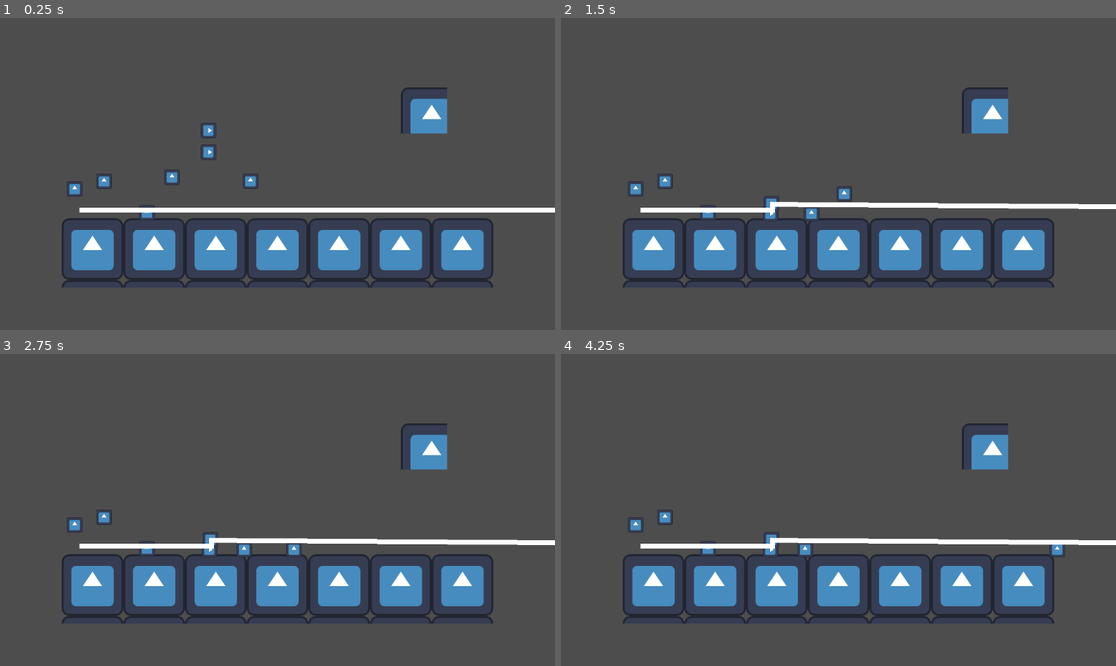
Above: before the commit, frames 1-4 (two rows, left to right).
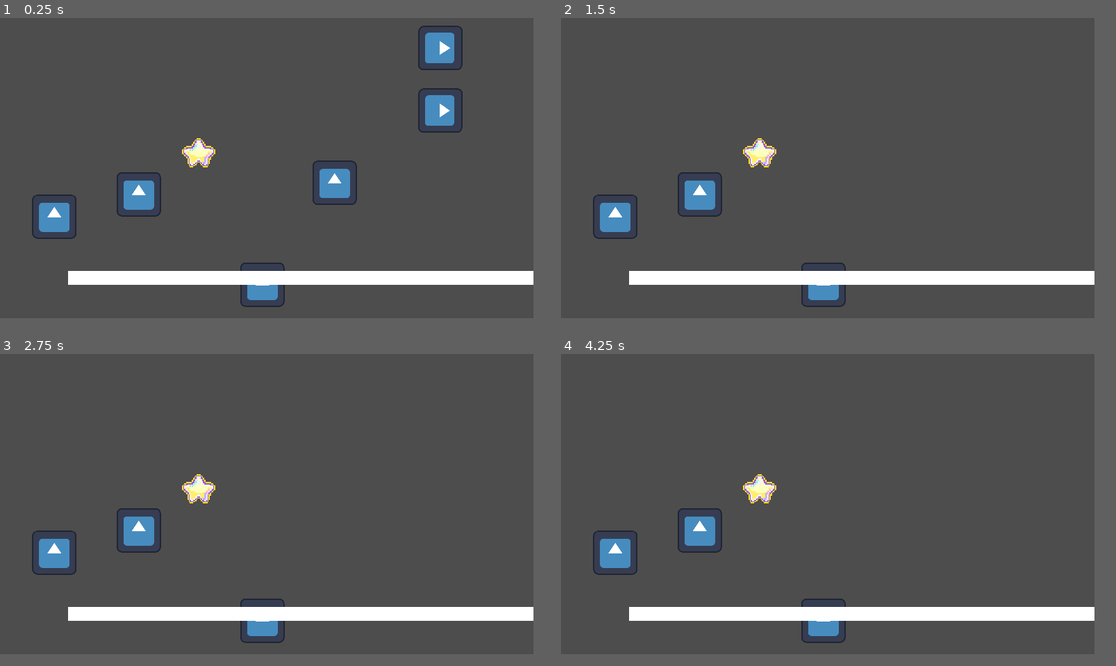
Above: after the commit, the same moments.

Repository: lxdua/RGJ
Game: Godot game, scene res://Scene/world.tscn
Two runs of this game, one before a commit and one after it. Both use one fixed random seed, a clock stepped at 60 frames per second and the inputs below. The engine's default icon, where the game draws it, is replaced by a stand-in: a white triangle on a blue panel in a dark square.
Inputs:
- Up to frame 1 (0.25 s): no input
- Up to frame 2 (1.5 s): hold D (P1_move_right) from 0.53 s (still down); tap Left (P2_move_left) at 0.6 s; tap W (P1_jump) at 0.77 s; tap Right (P2_move_right) at 1.35 s
- Up to frame 3 (2.75 s): tap W (P1_jump) at 1.52 s; release D (P1_move_right) at 2.03 s; hold A (P1_move_left) from 2.03 s (still down); tap Left (P2_move_left) at 2.1 s
- Up to frame 4 (4.25 s): release A (P1_move_left) at 2.78 s; hold D (P1_move_right) from 2.78 s (still down); tap Right (P2_move_right) at 2.85 s; tap W (P1_jump) at 3.02, 3.77 s; tap Left (P2_move_left) at 3.6 s
In our replay, the window is 799x449 before the commit and 768x432 after it. These sizes can differ from the game's own. Grey fills any space a smaller window leaves; there, only what the larger window draws over its background counts as a difference.

The runs differ from the first frame. In frame 1, 18% of the frame differs, in the area x 5-100%, y 2-93%; in frame 2, 17%; in frame 3, 17%; in frame 4, 17%.
Error after the commit: Invalid access to property or key 'collision_layer' on a base object of type 'TileMapLayer'. (res://Script/laser.gd:47)

Commit message:
放星星

Diff:
--- a/rgj/Scene/coin.tscn
+++ b/rgj/Scene/coin.tscn
@@ -1,10 +1,25 @@
-[gd_scene load_steps=2 format=3 uid="uid://daxj4g21na3lt"]
+[gd_scene load_steps=5 format=3 uid="uid://daxj4g21na3lt"]
 
-[sub_resource type="CapsuleShape2D" id="CapsuleShape2D_x0agb"]
+[ext_resource type="Texture2D" uid="uid://die2we2tosaad" path="res://Art/star.png" id="1_23l02"]
+[ext_resource type="Script" path="res://Script/coin.gd" id="1_qk56l"]
+
+[sub_resource type="AtlasTexture" id="AtlasTexture_gixwg"]
+atlas = ExtResource("1_23l02")
+region = Rect2(16, 48, 480, 416)
+
+[sub_resource type="CircleShape2D" id="CircleShape2D_vg743"]
+radius = 11.0454
 
 [node name="Coin" type="Area2D"]
+collision_layer = 4
+collision_mask = 2
+script = ExtResource("1_qk56l")
 
 [node name="Sprite" type="Sprite2D" parent="."]
+scale = Vector2(0.05, 0.05)
+texture = SubResource("AtlasTexture_gixwg")
 
 [node name="CollisionShape2D" type="CollisionShape2D" parent="."]
-shape = SubResource("CapsuleShape2D_x0agb")
+shape = SubResource("CircleShape2D_vg743")
+
+[connection signal="body_entered" from="." to="." method="_on_body_entered"]
--- a/rgj/Scene/world.tscn
+++ b/rgj/Scene/world.tscn
@@ -9,6 +9,7 @@
 [ext_resource type="PackedScene" uid="uid://dsu0k3wuonra" path="res://Scene/xu_hua.tscn" id="8_5ytnq"]
 [ext_resource type="PackedScene" uid="uid://dvgwx6qy20w28" path="res://Scene/laser.tscn" id="9_751kp"]
 [ext_resource type="PackedScene" uid="uid://bxv38g2568o8w" path="res://Scene/button.tscn" id="9_u8lsf"]
+[ext_resource type="PackedScene" uid="uid://daxj4g21na3lt" path="res://Scene/coin.tscn" id="10_odhia"]
 
 [sub_resource type="TileSetAtlasSource" id="TileSetAtlasSource_ng63b"]
 texture = ExtResource("2_ph8xd")
@@ -152,35 +153,38 @@
 tile_set = SubResource("TileSet_p1fmg")
 
 [node name="Player1" parent="." instance=ExtResource("2_otlw8")]
-position = Vector2(357, 302)
+position = Vector2(241, 90)
 
 [node name="Player2" parent="." instance=ExtResource("3_nvocj")]
-position = Vector2(520, 310)
+position = Vector2(404, 98)
 
 [node name="Box" parent="." instance=ExtResource("4_ojig4")]
-position = Vector2(591, 345)
+position = Vector2(475, 133)
 
 [node name="Mirror" parent="." instance=ExtResource("6_cbg3r")]
-position = Vector2(433, 250)
+position = Vector2(317, 38)
 rotation = 1.5708
 
 [node name="Mirror2" parent="." instance=ExtResource("6_cbg3r")]
-position = Vector2(433, 205)
+position = Vector2(317, -7)
 rotation = 1.5708
 
 [node name="LightSensor" parent="." node_paths=PackedStringArray("control") instance=ExtResource("7_2l8qa")]
-position = Vector2(305, 404)
+position = Vector2(189, 192)
 control = [NodePath("../XuHua")]
 
 [node name="XuHua" parent="." instance=ExtResource("8_5ytnq")]
-position = Vector2(216, 339)
+position = Vector2(100, 127)
 
 [node name="XuHua2" parent="." instance=ExtResource("8_5ytnq")]
-position = Vector2(155, 355)
+position = Vector2(39, 143)
 
 [node name="Button" parent="." node_paths=PackedStringArray("control") instance=ExtResource("9_u8lsf")]
-position = Vector2(166, 416)
+position = Vector2(50, 204)
 control = [NodePath("../XuHua2")]
 
 [node name="Laser" parent="." instance=ExtResource("9_751kp")]
-position = Vector2(165, 399)
+position = Vector2(49, 187)
+
+[node name="Coin" parent="." instance=ExtResource("10_odhia")]
+position = Vector2(143, 97)
--- /dev/null
+++ b/rgj/Script/coin.gd
@@ -0,0 +1,7 @@
+extends Area2D
+
+
+
+func _on_body_entered(body: Node2D) -> void:
+	body.score += 1
+	queue_free()
--- a/rgj/Script/laser.gd
+++ b/rgj/Script/laser.gd
@@ -46,7 +46,6 @@
 			line.add_point(raycastcollision)
 			if raycast.get_collider().collision_layer != 32:
 				return
-
 			max_cast_to = max_cast_to.bounce(raycast.get_collision_normal())
 			if idx < lasers.size()-1:
 				lasers[idx+1].enabled = true
--- a/rgj/Script/player.gd
+++ b/rgj/Script/player.gd
@@ -4,6 +4,8 @@
 const ACCELERATION = 3000.0
 const SPEED = 300.0
 const JUMP_VELOCITY = -400.0
+
+var score := 0
 
 func _physics_process(delta: float) -> void:
 	if not is_on_floor():
--- a/rgj/project.godot
+++ b/rgj/project.godot
@@ -14,6 +14,14 @@
 run/main_scene="res://Scene/world.tscn"
 config/features=PackedStringArray("4.3", "Forward Plus")
 config/icon="res://icon.svg"
+
+[display]
+
+window/size/viewport_width=384
+window/size/viewport_height=216
+window/size/window_width_override=1152
+window/size/window_height_override=648
+window/stretch/mode="canvas_items"
 
 [global_group]
 
@@ -73,3 +81,7 @@
 2d_physics/layer_6="Mirror"
 2d_physics/layer_7="LightSensor"
 2d_physics/layer_8="Ray"
+
+[rendering]
+
+textures/canvas_textures/default_texture_filter=0
Binary file added: rgj/Art/star.png
Not shown, added: rgj/Art/star.png.import
Not shown: 1 places in rgj/Scene/world.tscn that only renumber resources
